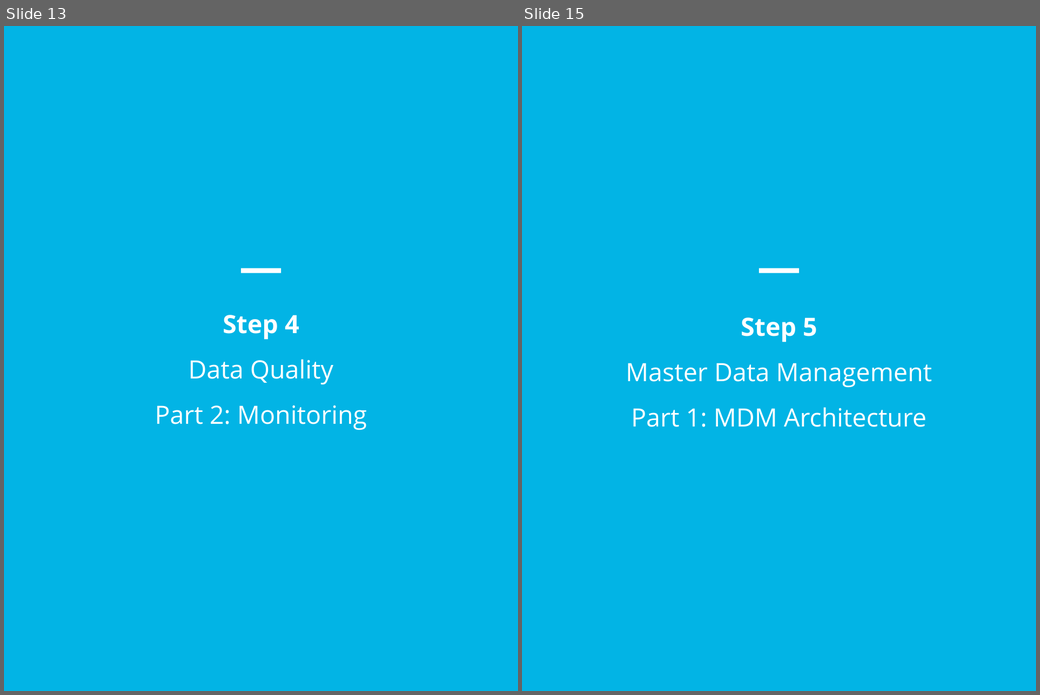
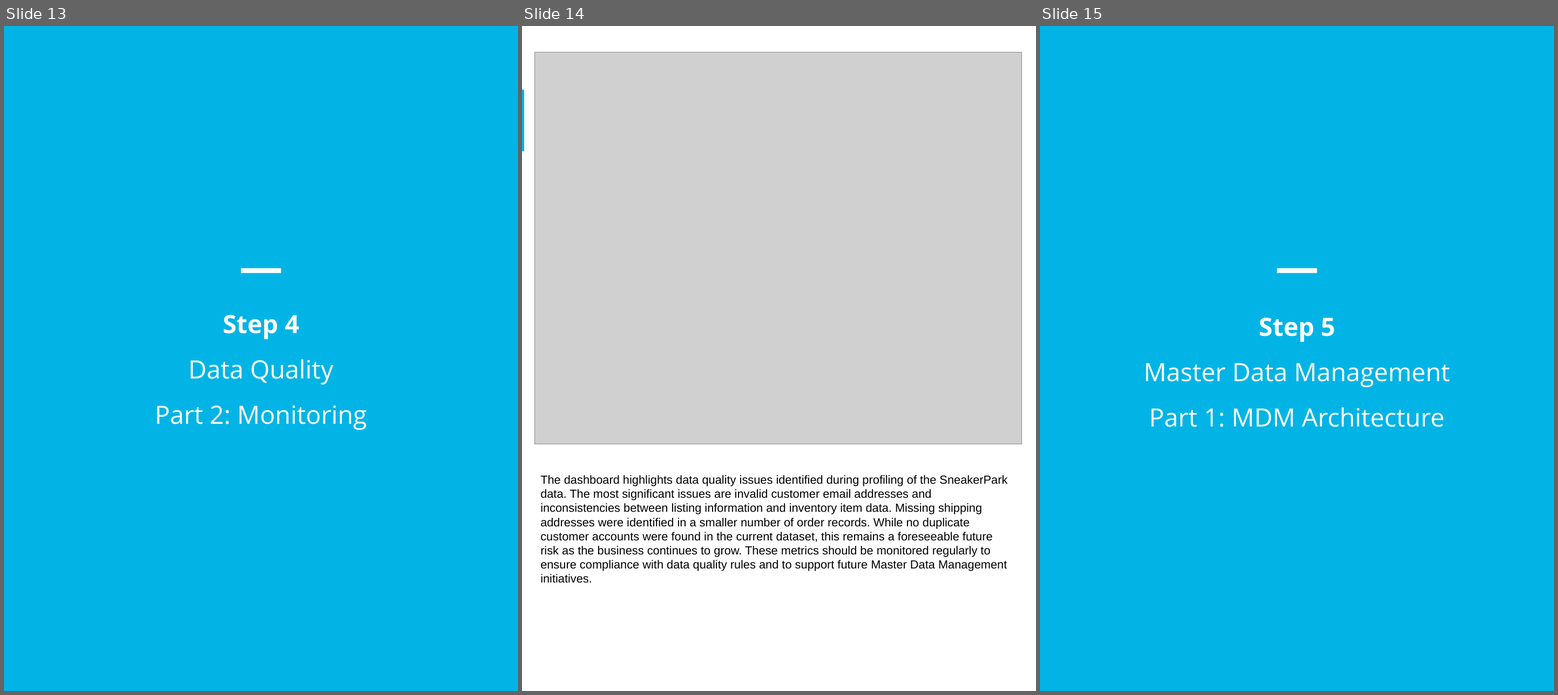
Before and after one commit to SwimLane2/udacity-ai-masters, a slide deck: Modules/03-Data-Architect/projects/Project 4 - SneakerPark Data Governance/report/sneakerpark_data_governance.pptx. Shown side by side, each under a label of ours: slides 13 and 15 before the commit, slides 13, 14 and 15 after it; the slides between them are not shown. The pictures are 1040x695 and 1558x695 pixels, drawn with LibreOffice and Linux fonts; fonts in the diff are those of the drawing; grey boxes stand for pictures. Boxes give left, top, right and bottom in pixels: in the first picture for what was removed or moved away, otherwise in the second. Text is boxed around its words. In the diff, an @@ line names an element or a change of style, - is before the commit and + after.

Commit message:
Updating Dashboard Metric

```diff
--- a/Modules/03-Data-Architect/projects/Project 4 - SneakerPark Data Governance/report/sneakerpark_data_governance.pptx
+++ b/Modules/03-Data-Architect/projects/Project 4 - SneakerPark Data Governance/report/sneakerpark_data_governance.pptx
@@ slide 14 added at box(522, 26, 1036, 691), background #FFFFFF @@
@@ picture added at box(535, 52, 1022, 444) @@
@@ rectangle added at box(522, 90, 524, 151), fill #02B4E5 @@
@@ text added at box(540, 475, 1007, 571), 14 pt, text #000000 @@
+The dashboard highlights data quality issues identified during profiling of the SneakerPark data. The most significant issues are invalid customer email addresses and inconsistencies between listing information and inventory item data. Missing shipping addresses were identified in a smaller number of order records. While no duplicate customer accounts were found in the current dataset, this remains a foreseeable future risk as the business continues to grow. These metrics should be monitored regularly to ensure compliance with data quality rules and to support future Master Data Management initiatives.
```
Also in this commit, not shown: 1 slide removed, 2 other files.
